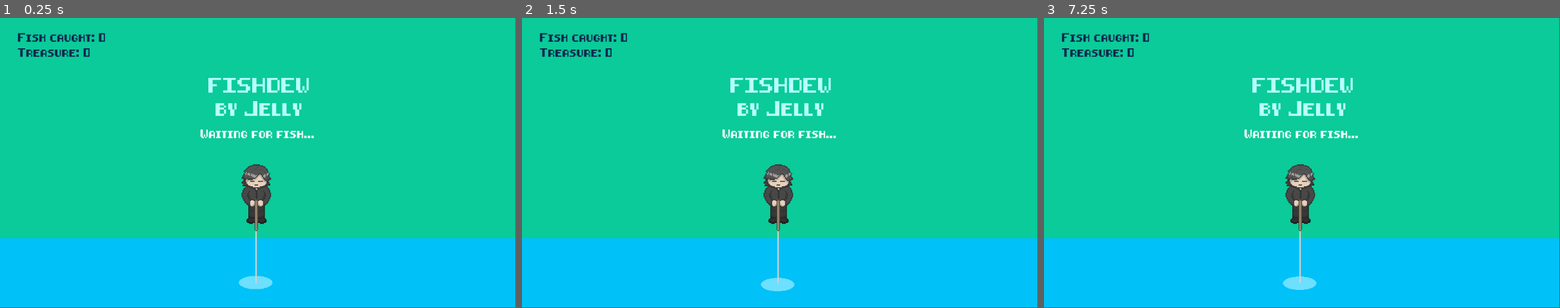
Above: before the commit, frames 1-3 (left to right).
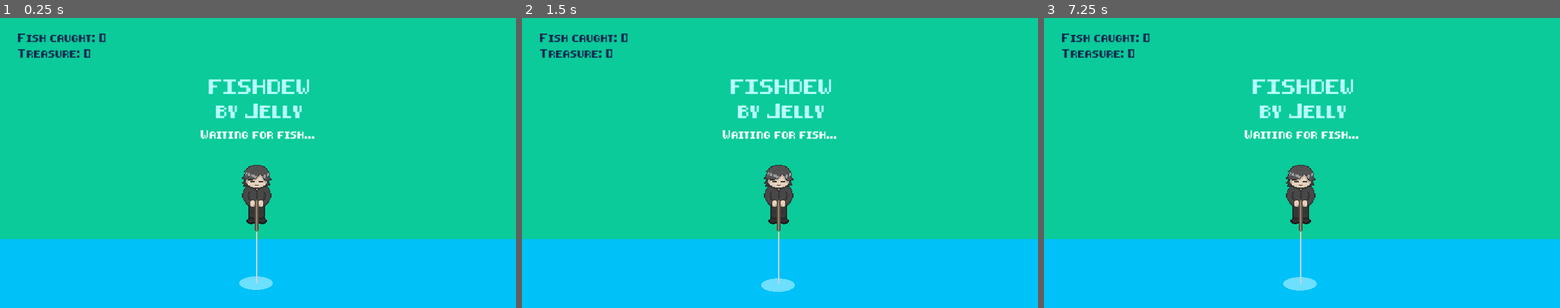
Above: after the commit, the same moments.

Repository: Anjellyrika/fishdew
Game: Godot game, scene res://src/main_scene.tscn
Two runs of this game, one before a commit and one after it. Both use one fixed random seed, a clock stepped at 60 frames per second and the inputs below.
Inputs (mouse positions are in pixels of both pictures, inside the frame that each line leads up to):
- Up to frame 1 (0.25 s): no input
- Up to frame 2 (1.5 s): tap Enter (ui_accept) at 0.5, 0.77 s; move the mouse to (893, 148) at 0.52 s; hold Right (ui_right) from 0.53 s (still down); tap F at 0.6, 1.35 s; click (893, 148) at 0.67 s; move the mouse to (676, 177) at 1.27 s
- Up to frame 3 (7.25 s): tap Enter (ui_accept) at 1.52, 2, 2.75, 3.02, 3.5, 3.77, 4.52, 5, 5.75, 6.02, 6.77 s; move the mouse to (1353, 99) at 2.02 s; release Right (ui_right) at 2.03 s; hold Left (ui_left) 2.03-2.78 s; tap F every 0.75 s from 2.1 to 6.6 s; move the mouse to (1276, 221) at 2.77 s; hold Right (ui_right) 2.78-4.28 s; click (1276, 221) at 2.92 s; move the mouse to (1456, 206) at 3.52 s; move the mouse to (1147, 119) at 4.27 s; hold Left (ui_left) 4.28-5.03 s; move the mouse to (1327, 163) at 5.02 s; hold Right (ui_right) 5.03-5.78 s; click (1327, 163) at 5.17 s; move the mouse to (1224, 90) at 5.77 s; hold Left (ui_left) from 5.78 s (still down); move the mouse to (1415, 148) at 6.52 s
In our replay, the window is 799x449 before the commit and 800x450 after it. These sizes can differ from the game's own. Grey fills any space a smaller window leaves; there, only what the larger window draws over its background counts as a difference.

The runs differ from the first frame. In frame 1, 2.5% of the frame differs, in the area x 0-100%, y 0-94%; in frame 2, 2.5%; in frame 3, 2.5%.

Commit message:
fix: adjust windowed stretch mode

Diff:
--- a/project.godot
+++ b/project.godot
@@ -19,6 +19,10 @@
 
 Global="*res://src/Global.gd"
 
+[display]
+
+window/stretch/mode="canvas_items"
+
 [editor_plugins]
 
 enabled=PackedStringArray("res://addons/godot-vim/plugin.cfg")
--- a/src/main_scene.tscn
+++ b/src/main_scene.tscn
@@ -13,6 +13,8 @@
 anchor_bottom = 1.0
 grow_horizontal = 2
 grow_vertical = 2
+size_flags_horizontal = 4
+size_flags_vertical = 4
 script = ExtResource("1_wij8a")
 
 [node name="OverworldLayer" type="Control" parent="."]
